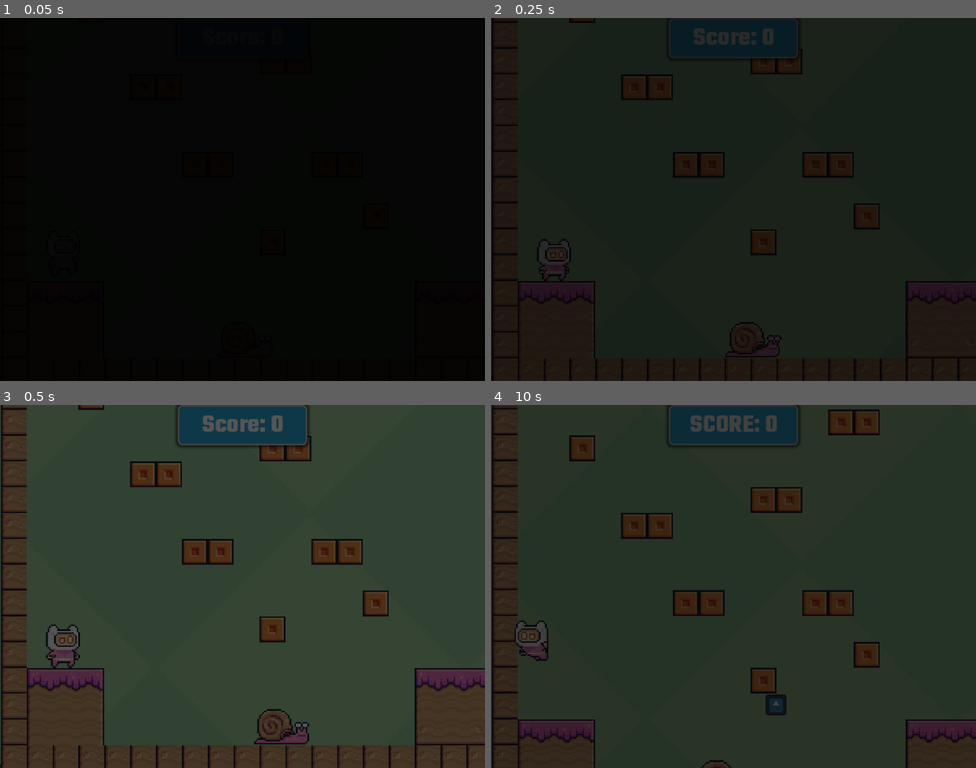
Above: before the commit, frames 1-4 (two rows, left to right).
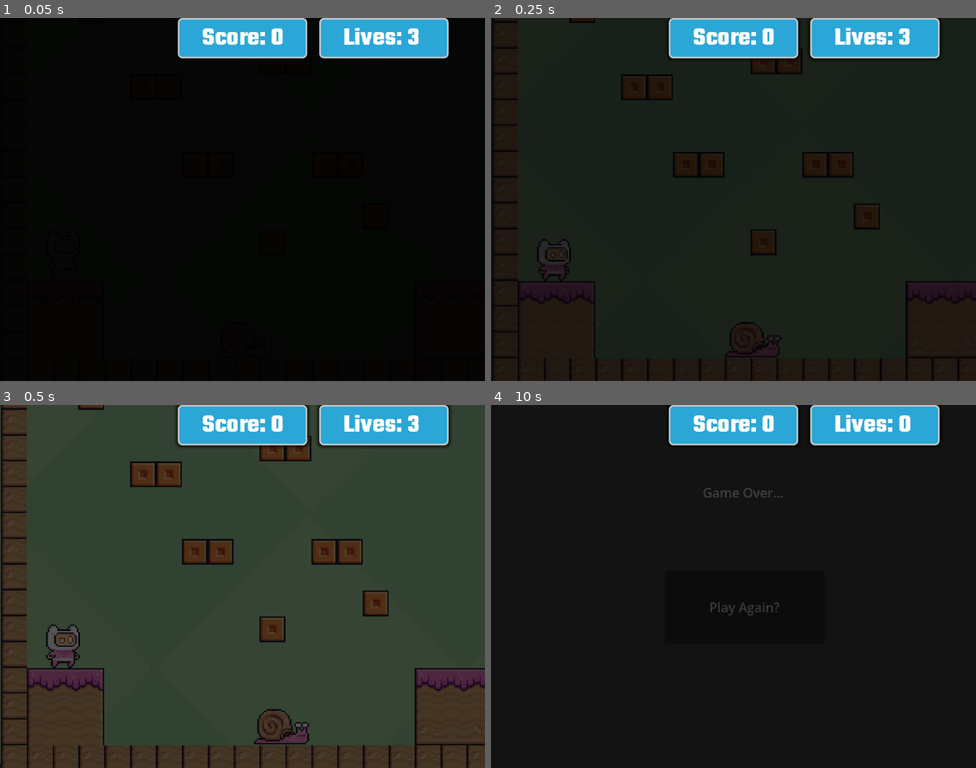
Above: after the commit, the same moments.

Repository: ptr5201/sample-2d-platformer
Game: Godot game, scene res://scenes/main.tscn
Same seed, same stepped clock (60 frames per second), same inputs: the game is played once before the commit and once after it. The engine's default icon, where the game draws it, is replaced by a stand-in: a white triangle on a blue panel in a dark square.
Inputs:
- Up to frame 1 (0.05 s): no input
- Up to frame 2 (0.25 s): no input
- Up to frame 3 (0.5 s): no input
- Up to frame 4 (10 s): hold D (right) 0.53-2.03 s; tap X (shoot) every 0.75 s from 0.6 to 9.6 s; tap Space (jump) at 0.77, 1.52, 3.02, 3.77, 4.52, 6.02, 6.77, 7.52, 9.02, 9.77 s; hold A (left) 2.03-2.78 s; hold D (right) 2.78-4.28 s; tap Enter at 3.5 s; hold A (left) 4.28-5.03 s; hold D (right) 5.03-5.78 s; hold A (left) 5.78-7.28 s; hold D (right) 7.28-9.53 s; hold A (left) from 9.53 s (still down)

The runs differ from the first frame. In frame 1, 6.0% of the frame differs, in the area x 36-93%, y 0-12%; in frame 2, 6.0%; in frame 3, 6.1%; in frame 4, 97%, in the area x 0-100%, y 0-100%.

Commit message:
added lives limit feature and game over scene if lives left reaches zero; restricted apple collection logic to just the player

Diff:
--- /dev/null
+++ b/scenes/game_over.gd
@@ -0,0 +1,11 @@
+extends Node2D
+@onready var play_again_button: Button = $play_again_button
+
+
+# Called when the node enters the scene tree for the first time.
+func _ready() -> void:
+	play_again_button.pressed.connect(_on_play_again_button_pressed)
+
+
+func _on_play_again_button_pressed() -> void:
+	get_tree().change_scene_to_file("res://scenes/main.tscn")
--- /dev/null
+++ b/scenes/game_over.tscn
@@ -0,0 +1,23 @@
+[gd_scene format=3 uid="uid://qxp1glcdkpvh"]
+
+[ext_resource type="Script" uid="uid://bliuw7gnx6ljs" path="res://scenes/game_over.gd" id="1_xeevv"]
+
+[node name="game_over_node" type="Node2D" unique_id=1077229946]
+script = ExtResource("1_xeevv")
+
+[node name="game_over_label" type="Label" parent="." unique_id=1165851577]
+offset_left = 206.0
+offset_top = 80.0
+offset_right = 418.0
+offset_bottom = 138.0
+text = "Game Over..."
+horizontal_alignment = 1
+vertical_alignment = 1
+
+[node name="play_again_button" type="Button" parent="." unique_id=413141861]
+offset_left = 215.0
+offset_top = 205.0
+offset_right = 413.0
+offset_bottom = 296.0
+text = "Play Again?"
+metadata/_edit_use_anchors_ = true
--- a/scenes/main.tscn
+++ b/scenes/main.tscn
@@ -24,6 +24,18 @@
 [node name="LevelRoot" parent="." unique_id=1010827897 instance=ExtResource("1_o5qli")]
 
 [node name="HUD" type="CanvasLayer" parent="." unique_id=355697924]
+
+[node name="fade" type="ColorRect" parent="HUD" unique_id=1256522286]
+modulate = Color(1, 1, 1, 0)
+anchors_preset = -1
+anchor_right = 2.14
+anchor_bottom = 1.5690001
+offset_right = -0.00012207031
+offset_bottom = -0.050048828
+grow_horizontal = 2
+grow_vertical = 2
+mouse_filter = 2
+color = Color(0, 0, 0, 1)
 
 [node name="ScorePanel" type="Panel" parent="HUD" unique_id=1086060989]
 anchors_preset = 5
@@ -52,17 +64,32 @@
 theme_override_font_sizes/font_size = 32
 text = "Score: 0"
 
-[node name="fade" type="ColorRect" parent="HUD" unique_id=1256522286]
-modulate = Color(1, 1, 1, 0)
-anchors_preset = -1
-anchor_right = 2.14
-anchor_bottom = 1.5690001
-offset_right = -0.00012207031
-offset_bottom = -0.050048828
+[node name="LivesPanel" type="Panel" parent="HUD" unique_id=313954237]
+anchors_preset = 5
+anchor_left = 0.5
+anchor_right = 0.5
+offset_left = 95.0
+offset_right = 255.0
+offset_bottom = 50.0
+grow_horizontal = 2
+theme_override_styles/panel = SubResource("StyleBoxFlat_0wfyh")
+
+[node name="LivesLabel" type="Label" parent="HUD/LivesPanel" unique_id=767847954]
+layout_mode = 1
+anchors_preset = 8
+anchor_left = 0.5
+anchor_top = 0.5
+anchor_right = 0.5
+anchor_bottom = 0.5
+offset_left = -50.5
+offset_top = -16.0
+offset_right = 50.5
+offset_bottom = 16.0
 grow_horizontal = 2
 grow_vertical = 2
-mouse_filter = 2
-color = Color(0, 0, 0, 1)
+theme_override_fonts/font = ExtResource("3_sugp2")
+theme_override_font_sizes/font_size = 32
+text = "Lives: 3"
 
 [node name="Music" type="AudioStreamPlayer2D" parent="." unique_id=1696305513]
 stream = ExtResource("4_jyhfs")
--- a/scripts/apple.gd
+++ b/scripts/apple.gd
@@ -15,11 +15,12 @@
 	pass
 
 
-func _on_body_entered(_body: Node2D) -> void:
-	animated_sprite_2d.animation = "collected"
-	SoundManager.play_sound("collect-apple", global_position)
-	collected.emit()
-	call_deferred("_disable_collision")
+func _on_body_entered(body: Node2D) -> void:
+	if body.name == "Player":
+		animated_sprite_2d.animation = "collected"
+		SoundManager.play_sound("collect-apple", global_position)
+		collected.emit()
+		call_deferred("_disable_collision")
 
 
 func _disable_collision() -> void:
--- a/scripts/main.gd
+++ b/scripts/main.gd
@@ -1,12 +1,12 @@
 extends Node2D
 @onready var score_label: Label = $HUD/ScorePanel/ScoreLabel
+@onready var lives_label: Label = $HUD/LivesPanel/LivesLabel
 @onready var fade: ColorRect = $HUD/fade
 
 @export var debug_start_level: int = -1
 static var has_started_once: bool = false
 
 var level: int = 1
-var score: int = 0
 var current_level_root: Node = null
 
 
@@ -15,11 +15,19 @@
 	# setup the level
 	fade.modulate.a = 1.0
 	current_level_root = get_node("LevelRoot")
+
+	# Connect to PlayerData signals for UI updates
+	PlayerData.score_changed.connect(_on_score_changed)
+	PlayerData.lives_changed.connect(_on_lives_changed)
+
 	if not has_started_once and debug_start_level != -1:
 		level = debug_start_level
 		has_started_once = true
 	else:
 		level = 1
+
+	# Reset player state for new game
+	PlayerData.reset_player_state()
 	await _load_level(level, true, false)
 
 
@@ -33,24 +41,29 @@
 		await _fade(1.0)
 
 	if reset_score:
-		score = 0
-		score_label.text = "SCORE: 0"
+		PlayerData.reset_score()
 
 	if current_level_root:
 		current_level_root.queue_free()
 
-	# Change level
-	var level_path = "res://scenes/levels/level%s.tscn" % level_number
-	if not FileAccess.file_exists(level_path):
-		level_path = "res://scenes/victory.tscn"
-		current_level_root = load(level_path).instantiate()
-		current_level_root.name = "victory_node"
+	if PlayerData.lives > 0:
+		# Change level
+		var level_path = "res://scenes/levels/level%s.tscn" % level_number
+		if not FileAccess.file_exists(level_path):
+			level_path = "res://scenes/victory.tscn"
+			current_level_root = load(level_path).instantiate()
+			current_level_root.name = "victory_node"
+			add_child(current_level_root)
+		else:
+			current_level_root = load(level_path).instantiate()
+			current_level_root.name = "LevelRoot"
+			add_child(current_level_root)
+			_setup_level(current_level_root)
+	else:
+		var game_over_path = "res://scenes/game_over.tscn"
+		current_level_root = load(game_over_path).instantiate()
+		current_level_root.name = "game_over_node"
 		add_child(current_level_root)
-	else:
-		current_level_root = load(level_path).instantiate()
-		current_level_root.name = "LevelRoot"
-		add_child(current_level_root)
-		_setup_level(current_level_root)
 
 	# Fade in to clear, then allow mouse clicks
 	await _fade(0.0)
@@ -67,7 +80,7 @@
 	var apples = level_root.get_node_or_null("Apples")
 	if apples:
 		for apple in apples.get_children():
-			apple.collected.connect(increase_score)
+			apple.collected.connect(_on_apple_collected)
 
 	# connect enemies
 	var enemies = level_root.get_node_or_null("Enemies")
@@ -94,16 +107,20 @@
 
 func _on_player_died(body) -> void:
 	body.die()
+	PlayerData.lose_life()
 	await _load_level(level, false, true)
 
 
-#################
-# SCORE
-#################
-func increase_score() -> void:
-	score += 1
-	score_label.text = "Score: %s" % score
+func _on_apple_collected() -> void:
+	PlayerData.add_score(1)
 
+
+func _on_lives_changed(new_lives: int) -> void:
+	lives_label.text = "Lives: %s" % new_lives
+
+
+func _on_score_changed(new_score: int) -> void:
+	score_label.text = "Score: %s" % new_score
 
 func _fade(to_alpha: float) -> void:
 	var tween := create_tween()
Not shown, added: scenes/game_over.gd.uid
